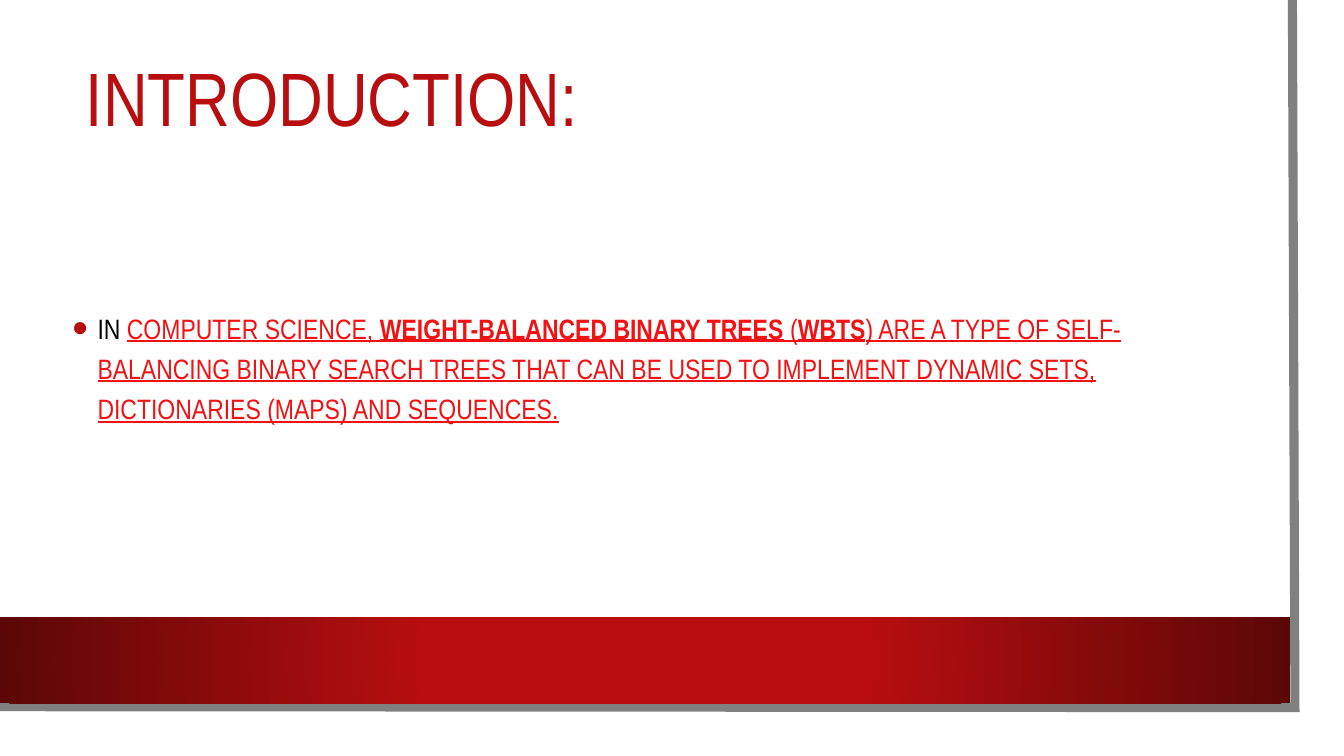
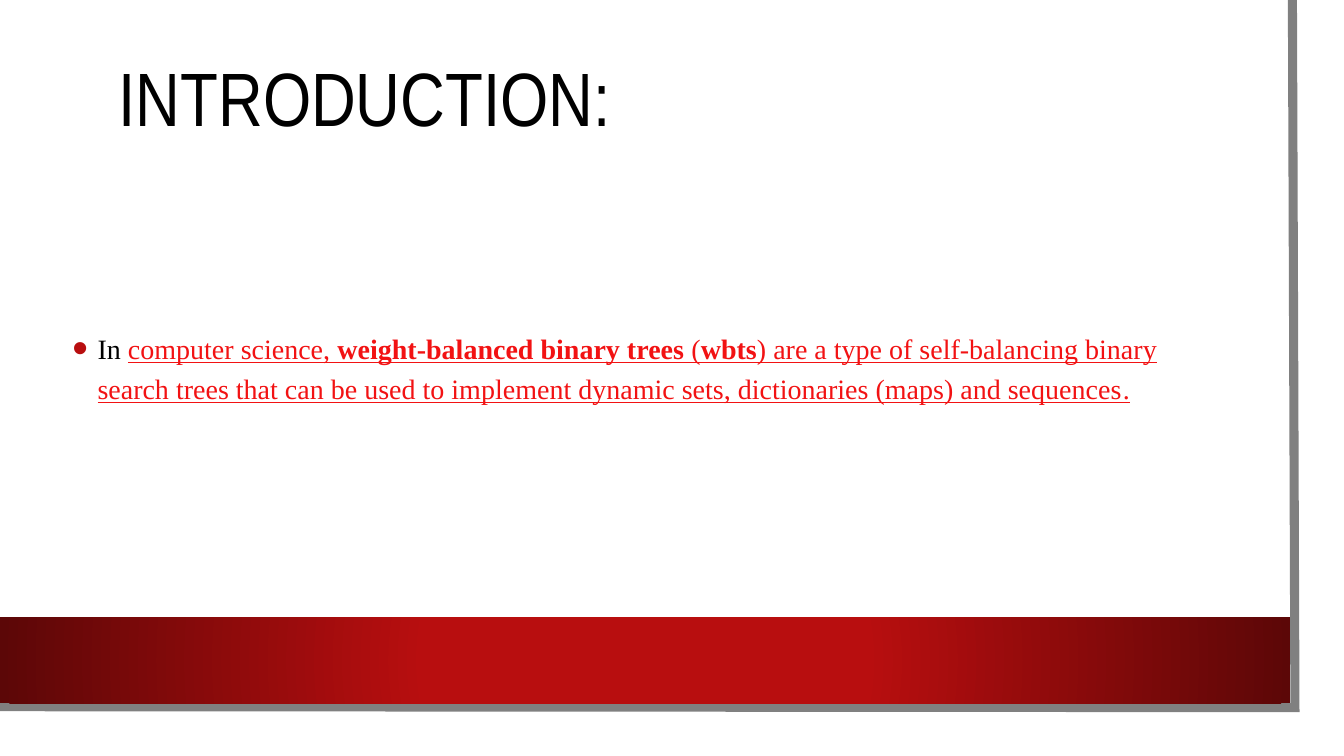
Before and after one commit to ydodeja365/DSA-Weight-Balance-Trees, a slide deck: slide 2 of WBTreeIntro.pptx. Drawn at 1344x756 pixels with LibreOffice and Linux fonts; fonts in the diff are those of the drawing; background and template pictures are left out. Boxes give left, top, right and bottom in pixels: in the first picture for what was removed or moved away, otherwise in the second. Text is boxed around its words. In the diff, an @@ line names an element or a change of style, - is before the commit and + after.

```diff
--- a/WBTreeIntro.pptx
+++ b/WBTreeIntro.pptx
@@ title "INTRODUCTION:": place and size @@
-title "INTRODUCTION:" at [86,73,578,127]
+title "INTRODUCTION:" at [119,73,611,127]
@@ title "INTRODUCTION:" at [119,73,611,127]: text colour #B80E0F to #000000 @@
@@ text at [98,339,1157,405]: text changed; font Arial Narrow to Times New Roman @@
-• IN COMPUTER SCIENCE, WEIGHT-BALANCED BINARY TREES (WBTS) ARE A TYPE OF SELF-BALANCING BINARY SEARCH TREES THAT CAN BE USED TO IMPLEMENT DYNAMIC SETS, DICTIONARIES (MAPS) AND SEQUENCES.
+• In computer science, weight-balanced binary trees (wbts) are a type of self-balancing binary search trees that can be used to implement dynamic sets, dictionaries (maps) and sequences.
```
Also in this commit, not shown: 3 other slides changed, 7 slides added.
